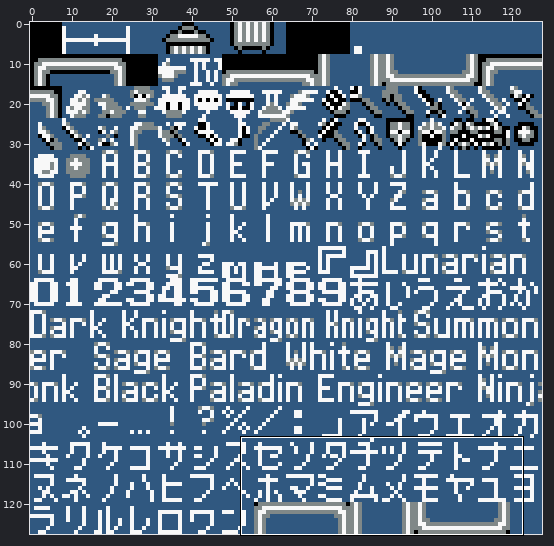
Sprite sheet -- font.png. The picture above shows the old version from afar; the outline marks the close-up.
Close-up. Before the commit:
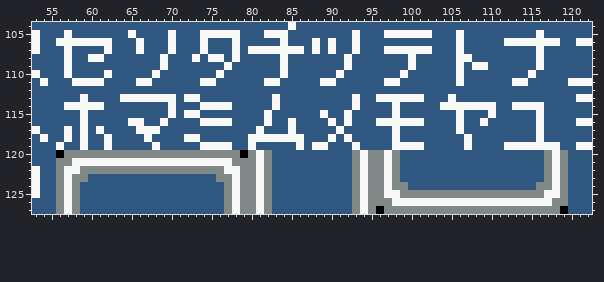
The file is 128x128 pixels. Shown: x 53..122, y 104..127.
Once edited:
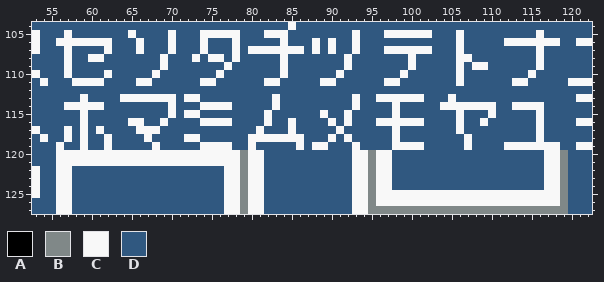
Palette (. is transparent): A #000000  B #808888  C #f8f8f8  D #305880
The edit:
@@ x 53..122 @@
 119 DDDCDDCDDCDDDDDCDDDDDCCCCDDCDDDDDCDCCDDDCDDDDCCCCDDDDDCDDDDCCCCCCCDDCC
-120 DDDABBBBBBBBBBBBBBBBBBBBBBABCBDDDDDDDDDDBCBBCBDDDDDDDDDDDDDDDDDDBCBDDD
-121 DDDBBCCCCCCCCCCCCCCCCCCCCBBBCBDDDDDDDDDDBCBBCBDDDDDDDDDDDDDDDDDDBCBDDD
-122 CDDBCCBBBBBBBBBBBBBBBBBBCCBBCBDDDDDDDDDDBCBBCBDDDDDDDDDDDDDDDDDDBCBDDD
-123 CDDBCBBDDDDDDDDDDDDDDDDBBCBBCBDDDDDDDDDDBCBBCBDDDDDDDDDDDDDDDDDDBCBDDD
-124 CDDBCBDDDDDDDDDDDDDDDDDDBCBBCBDDDDDDDDDDBCBBCBBDDDDDDDDDDDDDDDDBBCBDDD
-125 CDDBCBDDDDDDDDDDDDDDDDDDBCBBCBDDDDDDDDDDBCBBCCBBBBBBBBBBBBBBBBBBCCBDDD
-126 DDDBCBDDDDDDDDDDDDDDDDDDBCBBCBDDDDDDDDDDBCBBBCCCCCCCCCCCCCCCCCCCCBBDDD
-127 DDDBCBDDDDDDDDDDDDDDDDDDBCBBCBDDDDDDDDDDBCBABBBBBBBBBBBBBBBBBBBBBBADDD
+120 DDDCCCCCCCCCCCCCCCCCCCCCCCBCCDDDDDDDDDDDCCBCCDDDDDDDDDDDDDDDDDDDCCBDDD
+121 DDDCCCCCCCCCCCCCCCCCCCCCCCBCCDDDDDDDDDDDCCBCCDDDDDDDDDDDDDDDDDDDCCBDDD
+122 CDDCCDDDDDDDDDDDDDDDDDDDCCBCCDDDDDDDDDDDCCBCCDDDDDDDDDDDDDDDDDDDCCBDDD
+123 CDDCCDDDDDDDDDDDDDDDDDDDCCBCCDDDDDDDDDDDCCBCCDDDDDDDDDDDDDDDDDDDCCBDDD
+124 CDDCCDDDDDDDDDDDDDDDDDDDCCBCCDDDDDDDDDDDCCBCCDDDDDDDDDDDDDDDDDDDCCBDDD
+125 CDDCCDDDDDDDDDDDDDDDDDDDCCBCCDDDDDDDDDDDCCBCCCCCCCCCCCCCCCCCCCCCCCBDDD
+126 DDDCCDDDDDDDDDDDDDDDDDDDCCBCCDDDDDDDDDDDCCBCCCCCCCCCCCCCCCCCCCCCCCBDDD
+127 DDDCCDDDDDDDDDDDDDDDDDDDCCBCCDDDDDDDDDDDCCBBBBBBBBBBBBBBBBBBBBBBBBBDDD
Where, in picture pixels (left, top, right, bottom), the same in both close-ups:
changed: (56, 150, 272, 214)
changed: (352, 150, 568, 214)
